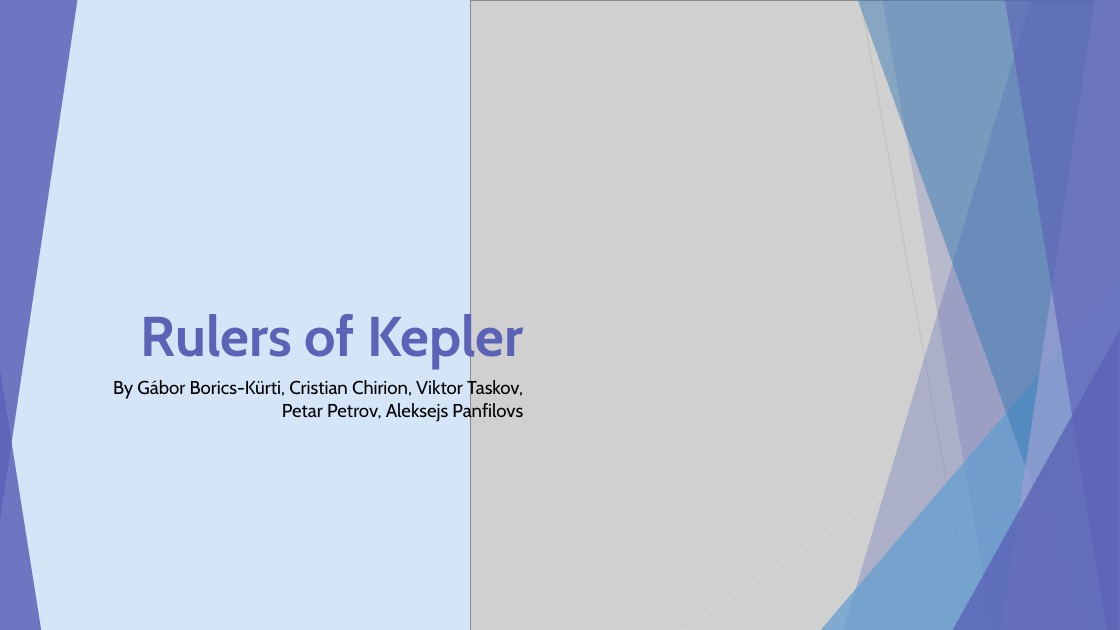
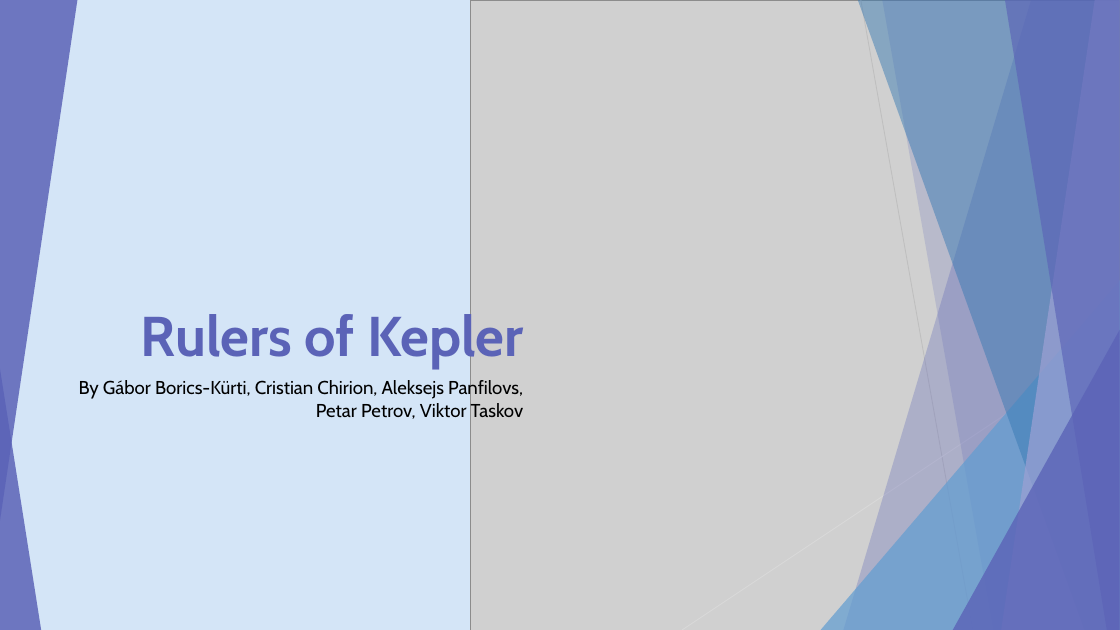
Before and after one commit to Gystark/RulersofKepler, a slide deck: slide 1 of presentation/Kepler.pptx. Drawn at 1120x630 pixels with LibreOffice and Linux fonts; fonts in the diff are those of the drawing; grey boxes stand for pictures. Boxes give left, top, right and bottom in pixels: in the first picture for what was removed or moved away, otherwise in the second. Text is boxed around its words. In the diff, an @@ line names an element or a change of style, - is before the commit and + after.

```diff
--- a/presentation/Kepler.pptx
+++ b/presentation/Kepler.pptx
@@ subtitle at (x1=79, y1=379, x2=524, y2=419): text changed @@
-By Gábor Borics-Kürti, Cristian Chirion, Viktor Taskov, Petar Petrov, Aleksejs Panfilovs
+By Gábor Borics-Kürti, Cristian Chirion, Aleksejs Panfilovs, Petar Petrov, Viktor Taskov
```
Also in this commit, not shown: 4 other slides changed, 1 other file.
